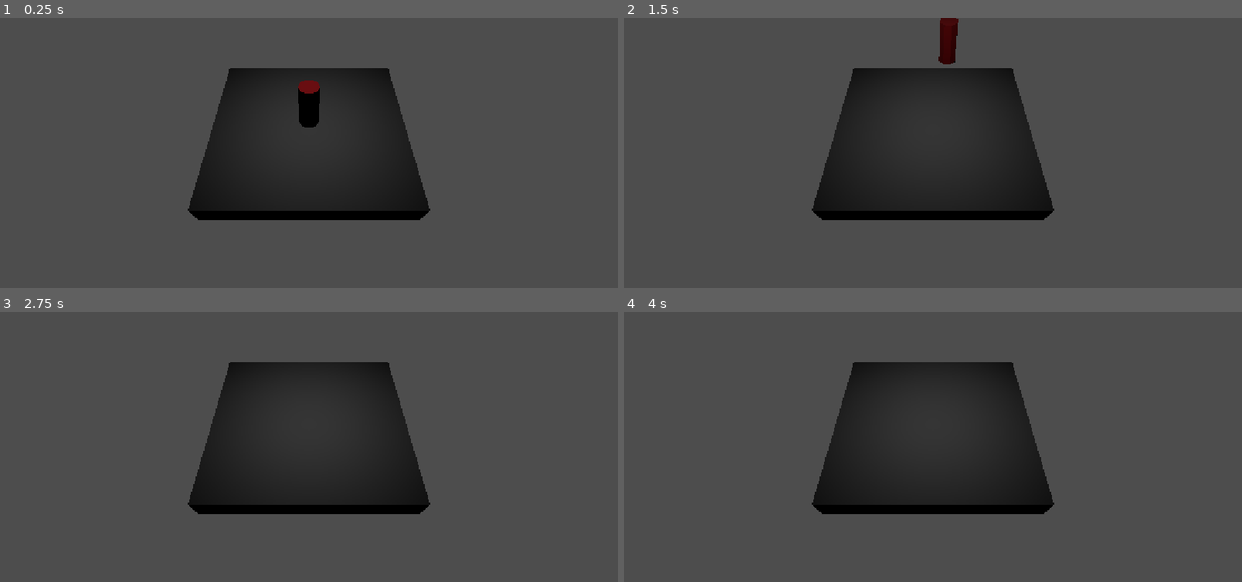
Above: before the commit, frames 1-4 (two rows, left to right).
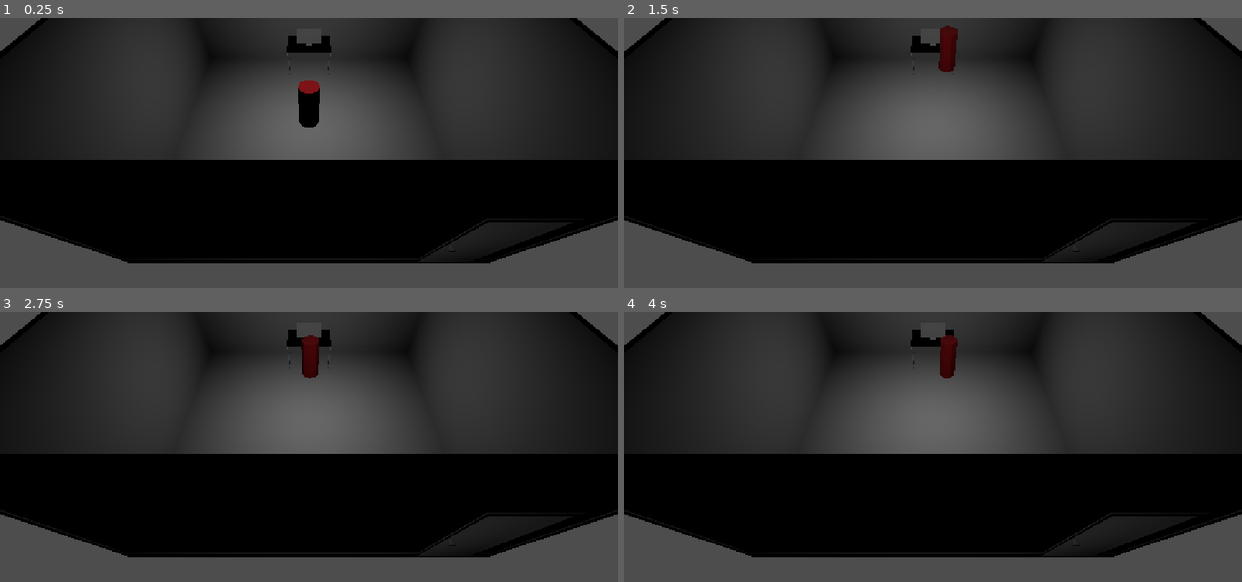
Above: after the commit, the same moments.

Repository: kinako-omiso/Summer_HoEi
Game: Godot game, scene res://temp_main.tscn
Same seed, same stepped clock (60 frames per second), same inputs: the game is played once before the commit and once after it. Before the commit the project has no main scene; this scene is started directly in both runs.
Inputs (mouse positions are in pixels of both pictures, inside the frame that each line leads up to):
- Up to frame 1 (0.25 s): no input
- Up to frame 2 (1.5 s): move the mouse to (963, 190) at 0.52 s; hold E (interact, bound only after the commit) 0.53-1.28 s; hold Up (move_forward) from 0.53 s (still down); tap Space (jump) at 0.77 s; move the mouse to (902, 193) at 1.27 s; tap E (interact, bound only after the commit) at 1.35 s
- Up to frame 3 (2.75 s): keep holding Up (move_forward); tap Space (jump) at 1.52 s; move the mouse to (321, 479) at 2.02 s; hold E (interact, bound only after the commit) from 2.03 s (still down)
- Up to frame 4 (4 s): keep holding Up (move_forward); tap Enter at 2.75 s; move the mouse to (926, 490) at 2.77 s; release E (interact, bound only after the commit) at 2.78 s; tap E (interact, bound only after the commit) at 2.85 s; tap Space (jump) at 3.02, 3.77 s; move the mouse to (976, 490) at 3.52 s; hold E (interact, bound only after the commit) from 3.53 s (still down)

The runs differ from the first frame. In frame 1, 79% of the frame differs, in the area x 0-100%, y 0-91%; in frame 2, 79%; in frame 3, 79%; in frame 4, 79%.

Commit message:
#6 Blenderから3D素材を取り込み、動作確認用に衝突判定を追加

Diff:
--- /dev/null
+++ b/assets/3DModel/desk_setup.tscn
@@ -0,0 +1,49 @@
+[gd_scene format=3 uid="uid://bh6bd0gjgyixf"]
+
+[ext_resource type="PackedScene" uid="uid://bex6nhgf14ya6" path="res://assets/3DModel/desk.glb" id="1_desk"]
+[ext_resource type="PackedScene" uid="uid://pmg44sp5d76w" path="res://assets/3DModel/monitor_temp.glb" id="2_monitor"]
+[ext_resource type="Script" uid="uid://bafdgvvgwfh61" path="res://world_surface.gd" id="3_script"]
+
+[sub_resource type="BoxShape3D" id="BoxShape_tabletop"]
+size = Vector3(2.6, 0.05, 1.8)
+
+[sub_resource type="BoxShape3D" id="BoxShape_leg"]
+size = Vector3(0.06, 1.435, 0.06)
+
+[sub_resource type="BoxShape3D" id="BoxShape_monitor"]
+size = Vector3(1.412, 0.751, 0.185)
+
+[node name="DeskSetup" type="StaticBody3D" unique_id=857269008]
+collision_layer = 4
+collision_mask = 0
+script = ExtResource("3_script")
+
+[node name="DeskModel" parent="." unique_id=2143308691 instance=ExtResource("1_desk")]
+transform = Transform3D(1, 0, 0, 0, 1, 0, 0, 0, 1, 0, 1.434881, 0)
+
+[node name="MonitorModel" parent="." unique_id=1200311321 instance=ExtResource("2_monitor")]
+transform = Transform3D(-1, 1.5285484e-14, -8.742278e-08, 0, 1, 1.7484555e-07, 8.742278e-08, 1.7484555e-07, -1, 0, 1.983995, 0)
+
+[node name="TabletopCollision" type="CollisionShape3D" parent="." unique_id=210344677]
+transform = Transform3D(1, 0, 0, 0, 1, 0, 0, 0, 1, 0, 1.434881, 0)
+shape = SubResource("BoxShape_tabletop")
+
+[node name="LegBackLeftCollision" type="CollisionShape3D" parent="." unique_id=1501059298]
+transform = Transform3D(1, 0, 0, 0, 1, 0, 0, 0, 1, -1.273, 0.7167, -0.869)
+shape = SubResource("BoxShape_leg")
+
+[node name="LegFrontLeftCollision" type="CollisionShape3D" parent="." unique_id=1893660213]
+transform = Transform3D(1, 0, 0, 0, 1, 0, 0, 0, 1, -1.273, 0.7167, 0.855)
+shape = SubResource("BoxShape_leg")
+
+[node name="LegFrontRightCollision" type="CollisionShape3D" parent="." unique_id=2033895342]
+transform = Transform3D(1, 0, 0, 0, 1, 0, 0, 0, 1, 1.275, 0.7167, 0.855)
+shape = SubResource("BoxShape_leg")
+
+[node name="LegBackRightCollision" type="CollisionShape3D" parent="." unique_id=19193690]
+transform = Transform3D(1, 0, 0, 0, 1, 0, 0, 0, 1, 1.275, 0.7167, -0.869)
+shape = SubResource("BoxShape_leg")
+
+[node name="MonitorCollision" type="CollisionShape3D" parent="." unique_id=1624204499]
+transform = Transform3D(1, 0, 0, 0, 1, 0, 0, 0, 1, 0, 1.983995, -0.3022)
+shape = SubResource("BoxShape_monitor")
--- /dev/null
+++ b/assets/3DModel/door_interactive.tscn
@@ -0,0 +1,32 @@
+[gd_scene load_steps=5 format=3]
+
+[ext_resource type="PackedScene" path="res://assets/3DModel/door.glb" id="1_model"]
+[ext_resource type="Script" path="res://door_interactive.gd" id="2_script"]
+
+[sub_resource type="BoxShape3D" id="BoxShape_door"]
+size = Vector3(2, 4, 0.12)
+
+[sub_resource type="BoxShape3D" id="BoxShape_interaction"]
+size = Vector3(4.5, 5.5, 4.5)
+
+[node name="InteractiveDoor" type="AnimatableBody3D"]
+collision_layer = 4
+collision_mask = 0
+script = ExtResource("2_script")
+
+[node name="Model" parent="." instance=ExtResource("1_model")]
+position = Vector3(1, 0, 0)
+rotation = Vector3(0, 1.5707964, 0)
+scale = Vector3(1, 1, -1)
+
+[node name="CollisionShape3D" type="CollisionShape3D" parent="."]
+position = Vector3(1, 0, 0)
+shape = SubResource("BoxShape_door")
+
+[node name="InteractionArea" type="Area3D" parent="."]
+position = Vector3(1, 0, 0)
+collision_layer = 0
+collision_mask = 1
+
+[node name="CollisionShape3D" type="CollisionShape3D" parent="InteractionArea"]
+shape = SubResource("BoxShape_interaction")
--- /dev/null
+++ b/assets/3DModel/floor_square.tscn
@@ -0,0 +1,17 @@
+[gd_scene load_steps=4 format=3]
+
+[ext_resource type="PackedScene" path="res://assets/3DModel/floor_square.glb" id="1_model"]
+[ext_resource type="Script" path="res://world_surface.gd" id="2_script"]
+
+[sub_resource type="BoxShape3D" id="BoxShape_floor"]
+size = Vector3(14, 0.3, 14)
+
+[node name="FloorSquare" type="StaticBody3D"]
+collision_layer = 4
+collision_mask = 0
+script = ExtResource("2_script")
+
+[node name="Model" parent="." instance=ExtResource("1_model")]
+
+[node name="CollisionShape3D" type="CollisionShape3D" parent="."]
+shape = SubResource("BoxShape_floor")
--- /dev/null
+++ b/assets/3DModel/wall_no_door.tscn
@@ -0,0 +1,17 @@
+[gd_scene load_steps=4 format=3]
+
+[ext_resource type="PackedScene" path="res://assets/3DModel/wall_no_door.glb" id="1_model"]
+[ext_resource type="Script" path="res://world_surface.gd" id="2_script"]
+
+[sub_resource type="BoxShape3D" id="BoxShape_wall"]
+size = Vector3(14, 6, 0.26)
+
+[node name="WallNoDoor" type="StaticBody3D"]
+collision_layer = 4
+collision_mask = 0
+script = ExtResource("2_script")
+
+[node name="Model" parent="." instance=ExtResource("1_model")]
+
+[node name="CollisionShape3D" type="CollisionShape3D" parent="."]
+shape = SubResource("BoxShape_wall")
--- /dev/null
+++ b/assets/3DModel/wall_with_door.tscn
@@ -0,0 +1,36 @@
+[gd_scene load_steps=7 format=3]
+
+[ext_resource type="PackedScene" path="res://assets/3DModel/wall_with_door.glb" id="1_model"]
+[ext_resource type="Script" path="res://world_surface.gd" id="2_script"]
+[ext_resource type="PackedScene" path="res://assets/3DModel/door_interactive.tscn" id="3_door"]
+
+[sub_resource type="BoxShape3D" id="BoxShape_left"]
+size = Vector3(0.78, 6, 0.26)
+
+[sub_resource type="BoxShape3D" id="BoxShape_right"]
+size = Vector3(11.02, 6, 0.26)
+
+[sub_resource type="BoxShape3D" id="BoxShape_header"]
+size = Vector3(2.2, 2, 0.26)
+
+[node name="WallWithDoor" type="StaticBody3D"]
+collision_layer = 4
+collision_mask = 0
+script = ExtResource("2_script")
+
+[node name="Model" parent="." instance=ExtResource("1_model")]
+
+[node name="Door" parent="." instance=ExtResource("3_door")]
+position = Vector3(-6.12, -1, 0)
+
+[node name="CollisionLeft" type="CollisionShape3D" parent="."]
+position = Vector3(-6.61, 0, 0)
+shape = SubResource("BoxShape_left")
+
+[node name="CollisionRight" type="CollisionShape3D" parent="."]
+position = Vector3(1.49, 0, 0)
+shape = SubResource("BoxShape_right")
+
+[node name="CollisionHeader" type="CollisionShape3D" parent="."]
+position = Vector3(-5.12, 2, 0)
+shape = SubResource("BoxShape_header")
--- /dev/null
+++ b/door_interactive.gd
@@ -0,0 +1,46 @@
+extends AnimatableBody3D
+
+@export var open_angle_degrees: float = -100.0
+@export var animation_duration: float = 0.45
+
+@onready var interaction_area: Area3D = $InteractionArea
+
+var is_open := false
+var _is_moving := false
+
+
+func _ready() -> void:
+	_set_render_layers(self)
+
+
+func _unhandled_input(event: InputEvent) -> void:
+	if event.is_action_pressed("interact") and _player_is_nearby():
+		_toggle_door()
+
+
+func _player_is_nearby() -> bool:
+	for body in interaction_area.get_overlapping_bodies():
+		if body is CharacterBody3D:
+			return true
+	return false
+
+
+func _toggle_door() -> void:
+	if _is_moving:
+		return
+
+	_is_moving = true
+	var target_angle := 0.0 if is_open else deg_to_rad(open_angle_degrees)
+	var tween := create_tween()
+	tween.set_trans(Tween.TRANS_SINE).set_ease(Tween.EASE_IN_OUT)
+	tween.tween_property(self, "rotation:y", target_angle, animation_duration)
+	await tween.finished
+	is_open = not is_open
+	_is_moving = false
+
+
+func _set_render_layers(node: Node) -> void:
+	if node is MeshInstance3D:
+		node.layers = 4
+	for child in node.get_children():
+		_set_render_layers(child)
--- a/project.godot
+++ b/project.godot
@@ -11,6 +11,7 @@
 [application]
 
 config/name="Summer_HoEi"
+run/main_scene="uid://fq3k3jygpu0k"
 config/features=PackedStringArray("4.7", "Forward Plus")
 config/icon="res://icon.svg"
 
@@ -55,6 +56,11 @@
 "events": [Object(InputEventKey,"resource_local_to_scene":false,"resource_name":"","device":-1,"window_id":0,"alt_press …(191 unchanged characters)…
 ]
 }
+interact={
+"deadzone": 0.2,
+"events": [Object(InputEventKey,"resource_local_to_scene":false,"resource_name":"","device":-1,"window_id":0,"alt_pressed":false,"shift_pressed":false,"ctrl_pressed":false,"meta_pressed":false,"pressed":false,"keycode":0,"physical_keycode":69,"key_label":0,"unicode":101,"location":0,"echo":false,"script":null)
+]
+}
 
 [layer_names]
 
--- a/temp_main.tscn
+++ b/temp_main.tscn
@@ -2,29 +2,33 @@
 
 [ext_resource type="Script" uid="uid://blpw28rvfygfm" path="res://temp_main.gd" id="1_27twd"]
 [ext_resource type="PackedScene" uid="uid://c4y6xxtcor5q3" path="res://player.tscn" id="1_xmdk1"]
-
-[sub_resource type="BoxShape3D" id="BoxShape3D_k8684"]
-size = Vector3(10, 1, 10)
-
-[sub_resource type="BoxMesh" id="BoxMesh_k8684"]
-size = Vector3(10, 1, 10)
+[ext_resource type="PackedScene" path="res://assets/3DModel/floor_square.tscn" id="3_floor"]
+[ext_resource type="PackedScene" path="res://assets/3DModel/wall_no_door.tscn" id="4_wall"]
+[ext_resource type="PackedScene" path="res://assets/3DModel/wall_with_door.tscn" id="5_door_wall"]
+[ext_resource type="PackedScene" path="res://assets/3DModel/desk_setup.tscn" id="6_desk_setup"]
 
 [node name="TempMain" type="Node" unique_id=1148120628]
 script = ExtResource("1_27twd")
 
-[node name="TempGround" type="StaticBody3D" parent="." unique_id=642325475]
-collision_layer = 4
-collision_mask = 0
+[node name="Floor" parent="." unique_id=889951877 instance=ExtResource("3_floor")]
 
-[node name="CollisionShape3D" type="CollisionShape3D" parent="TempGround" unique_id=1825516022]
-shape = SubResource("BoxShape3D_k8684")
+[node name="WallNorth" parent="." unique_id=993036278 instance=ExtResource("4_wall")]
+transform = Transform3D(1, 0, 0, 0, 1, 0, 0, 0, 1, 0, 3.15, -6.87)
 
-[node name="MeshInstance3D" type="MeshInstance3D" parent="TempGround" unique_id=2074212072]
-layers = 4
-mesh = SubResource("BoxMesh_k8684")
+[node name="WallEast" parent="." unique_id=1673954300 instance=ExtResource("4_wall")]
+transform = Transform3D(-4.371139e-08, 0, -1, 0, 1, 0, 1, 0, -4.371139e-08, 6.87, 3.15, 0)
+
+[node name="WallWest" parent="." unique_id=273987384 instance=ExtResource("4_wall")]
+transform = Transform3D(-4.371139e-08, 0, 1, 0, 1, 0, -1, 0, -4.371139e-08, -6.87, 3.15, 0)
+
+[node name="WallSouthWithDoor" parent="." unique_id=316227719 instance=ExtResource("5_door_wall")]
+transform = Transform3D(-1, 0, -8.742278e-08, 0, 1, 0, 8.742278e-08, 0, -1, 0, 3.15, 6.87)
+
+[node name="DeskSetup" parent="." instance=ExtResource("6_desk_setup")]
+position = Vector3(0, 0.15, -5.7)
 
 [node name="AreaLight3D" type="AreaLight3D" parent="." unique_id=1713571431]
-transform = Transform3D(1, 0, 0, 0, 5.9604645e-08, 1, 0, -1, 5.9604645e-08, 0, 8, 0)
+transform = Transform3D(1, 0, 0, 0, 5.9604645e-08, 1, 0, -1, 5.9604645e-08, 0, 6.5487566, 0)
 layers = 4
 area_range = 12.0
 
--- /dev/null
+++ b/world_surface.gd
@@ -0,0 +1,19 @@
+@tool
+extends StaticBody3D
+
+@export_flags_3d_render var render_layers: int = 4:
+	set(value):
+		render_layers = value
+		_apply_render_layers(self)
+
+
+func _ready() -> void:
+	_apply_render_layers(self)
+
+
+func _apply_render_layers(node: Node) -> void:
+	if node is MeshInstance3D:
+		node.layers = render_layers
+
+	for child in node.get_children():
+		_apply_render_layers(child)
Binary file added: assets/3DModel/desk.glb
Not shown, added: assets/3DModel/desk.glb.import
Binary file added: assets/3DModel/door.glb
Not shown, added: assets/3DModel/door.glb.import
Binary file added: assets/3DModel/floor_square.glb
Not shown, added: assets/3DModel/floor_square.glb.import
Binary file added: assets/3DModel/monitor_temp.glb
Not shown, added: assets/3DModel/monitor_temp.glb.import
Binary file added: assets/3DModel/wall_no_door.glb
Not shown, added: assets/3DModel/wall_no_door.glb.import
Binary file added: assets/3DModel/wall_with_door.glb
Not shown, added: assets/3DModel/wall_with_door.glb.import
(and 16 more such lines)
